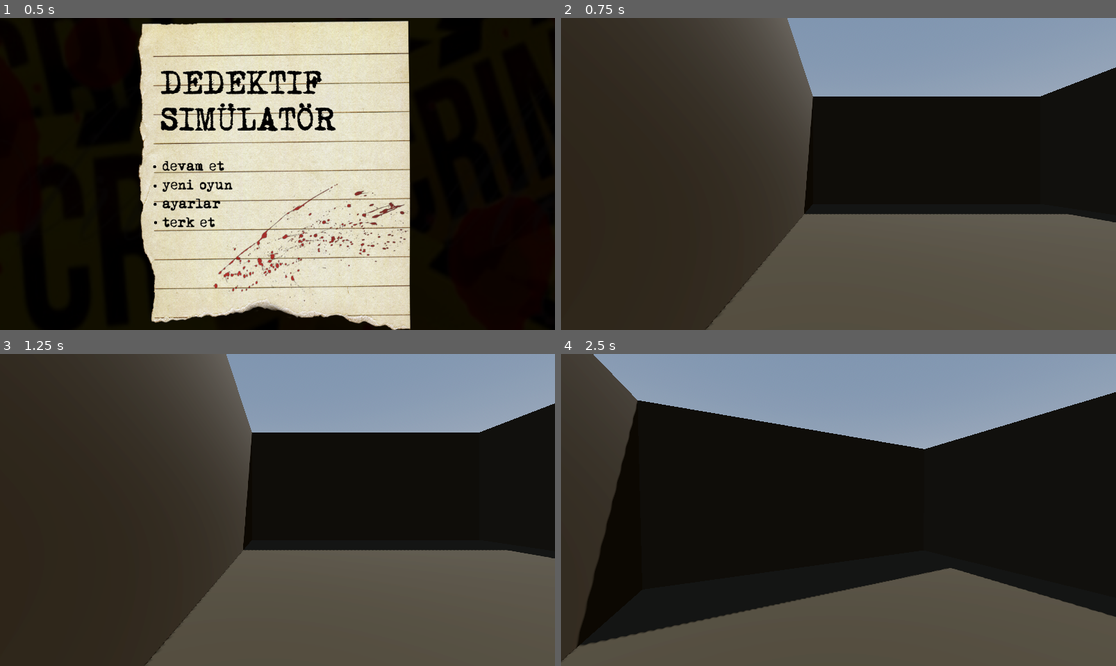
Above: before the commit, frames 1-4 (two rows, left to right).
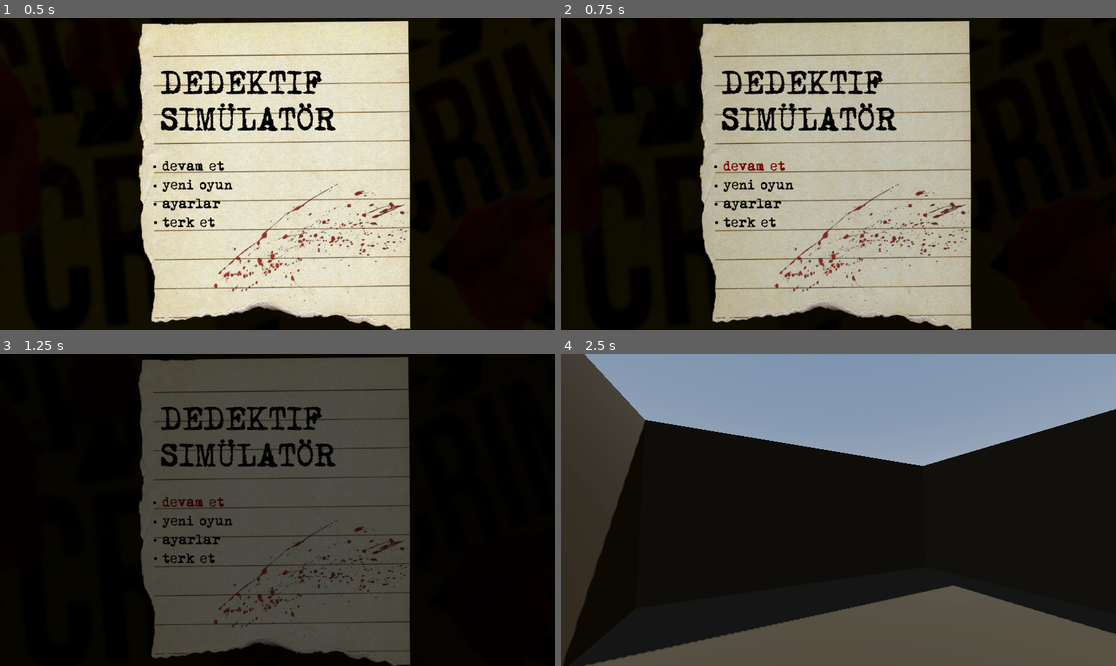
Above: after the commit, the same moments.

Repository: alperenozdnc/alnestan
Game: Godot game, scene res://scenes/main_menu.tscn
Same seed, same stepped clock (60 frames per second), same inputs: the game is played once before the commit and once after it.
Inputs (mouse positions are in pixels of both pictures, inside the frame that each line leads up to):
- Up to frame 1 (0.5 s): no input
- Up to frame 2 (0.75 s): click "devam et" at 0.5 s
- Up to frame 3 (1.25 s): no input
- Up to frame 4 (2.5 s): click (760, 522) at 1.25 s, where only the run after the commit has a clickable "yeni oyun"; tap Enter (ui_accept) at 2, 2.27 s; move the mouse to (866, 510) at 2.02 s; hold W (move_forward) from 2.03 s (still down); click (866, 510) at 2.17 s

Frame 1 is identical in both runs. In frame 2, 88% of the frame differs, in the area x 0-100%, y 0-100%; in frame 3, 70%; in frame 4, 12%.

Commit message:
refactor(game): apply fade in/out wont properly work without a scene handler

Diff:
--- a/source/scenes/main_menu.tscn
+++ b/source/scenes/main_menu.tscn
@@ -7,6 +7,7 @@
 [ext_resource type="Texture2D" uid="uid://ba4hbwngk35g2" path="res://images/blood.png" id="3_8ln24"]
 [ext_resource type="Texture2D" uid="uid://bd5um2x5fsfja" path="res://images/dot.svg" id="4_wu84c"]
 [ext_resource type="AudioStream" uid="uid://bqppsdsu08emy" path="res://sounds/paper.mp3" id="6_rtw2f"]
+[ext_resource type="PackedScene" uid="uid://n7vqudooh0ll" path="res://scenes/transition_screen.tscn" id="8_tbmy8"]
 
 [sub_resource type="GDScript" id="GDScript_8ln24"]
 script/source = "extends Sprite2D
@@ -197,3 +198,5 @@
 [node name="hover_sound" type="AudioStreamPlayer" parent="."]
 unique_name_in_owner = true
 stream = ExtResource("6_rtw2f")
+
+[node name="transition_screen" parent="." instance=ExtResource("8_tbmy8")]
--- a/source/scripts/main_menu.gd
+++ b/source/scripts/main_menu.gd
@@ -1,5 +1,4 @@
 extends Control
-
 
 func _ready() -> void:
 	var button_actions = [
@@ -23,14 +22,18 @@
 
 
 func _continue_game() -> void:
+	$transition_screen.transition();
+	await $transition_screen.transitioned;
 	get_tree().change_scene_to_file("res://scenes/main.tscn");
 
 
 func _start_new_game() -> void:
+	$transition_screen.transition();
 	get_tree().change_scene_to_file("res://scenes/main.tscn");
 
 
 func _show_settings() -> void:
+	$transition_screen.transition();
 	print("showing settings...");
 
 
Not shown: 1 places in source/scenes/main_menu.tscn that only renumber resources
